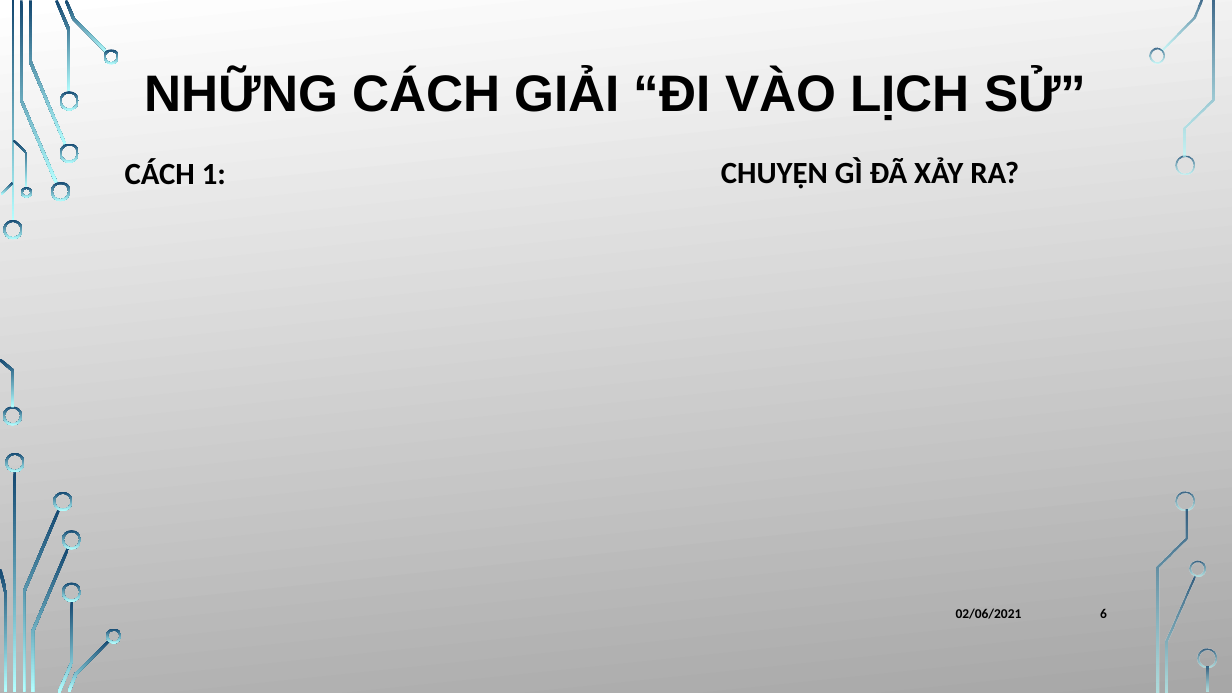
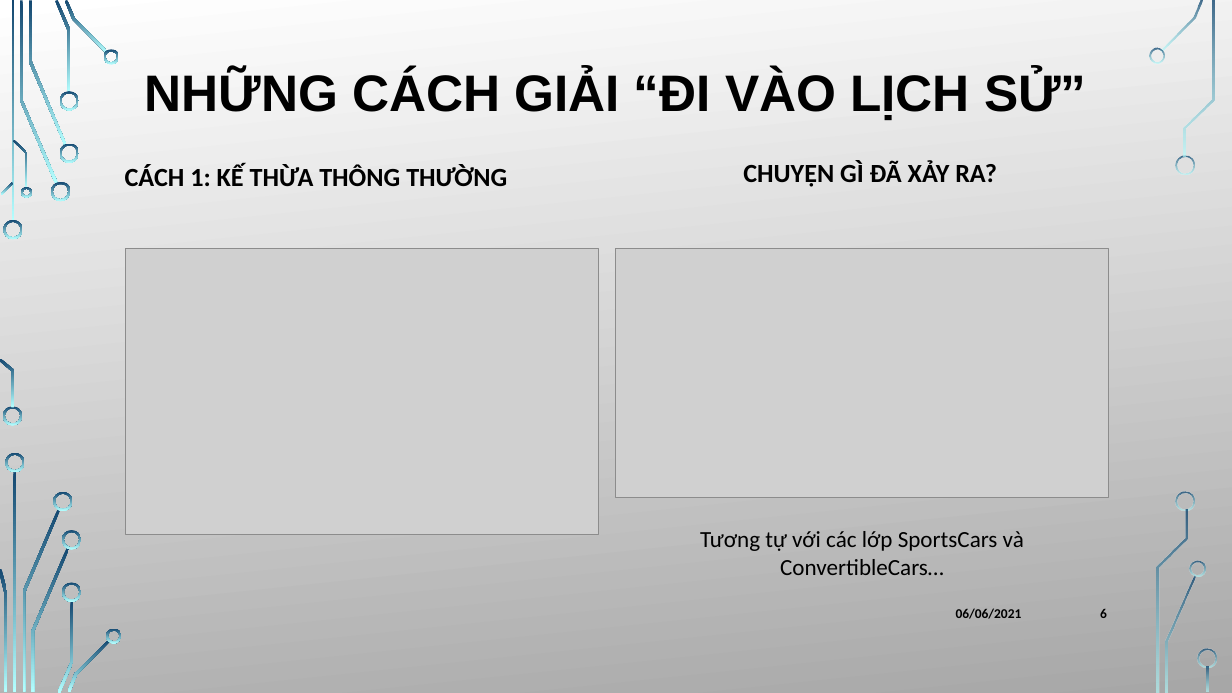
Before and after one commit to KhanhThinh/projects, a slide deck: slide 6 of docs/OOPForLife.pptx. Drawn at 1232x693 pixels with LibreOffice and Linux fonts; fonts in the diff are those of the drawing; grey boxes stand for pictures; background and template pictures are left out. Boxes give left, top, right and bottom in pixels: in the first picture for what was removed or moved away, otherwise in the second. Text is boxed around its words. In the diff, an @@ line names an element or a change of style, - is before the commit and + after.

```diff
--- a/docs/OOPForLife.pptx
+++ b/docs/OOPForLife.pptx
@@ text "CHUYỆN GÌ ĐÃ XẢY RA?" at (x1=743, y1=161, x2=997, y2=187): size 24 to 20.4 pt; line spacing 0.9 to 0.8 @@
@@ text at (x1=125, y1=164, x2=507, y2=186): text changed; size 24 to 20.4 pt @@
-CÁCH 1:
+CÁCH 1: KẾ THỪA THÔNG THƯỜNG
@@ picture added at (x1=125, y1=248, x2=599, y2=534) @@
@@ picture added at (x1=616, y1=248, x2=1108, y2=497) @@
@@ text added at (x1=700, y1=531, x2=1024, y2=575), 18 pt, text #000000 @@
+Tương tự với các lớp SportsCars và ConvertibleCars…
@@ text at (x1=956, y1=608, x2=1022, y2=619): text changed @@
-02/06/2021
+06/06/2021
```
Also in this commit, not shown: 16 other slides changed, 13 slides added, 2 slides removed, 1 other file.
